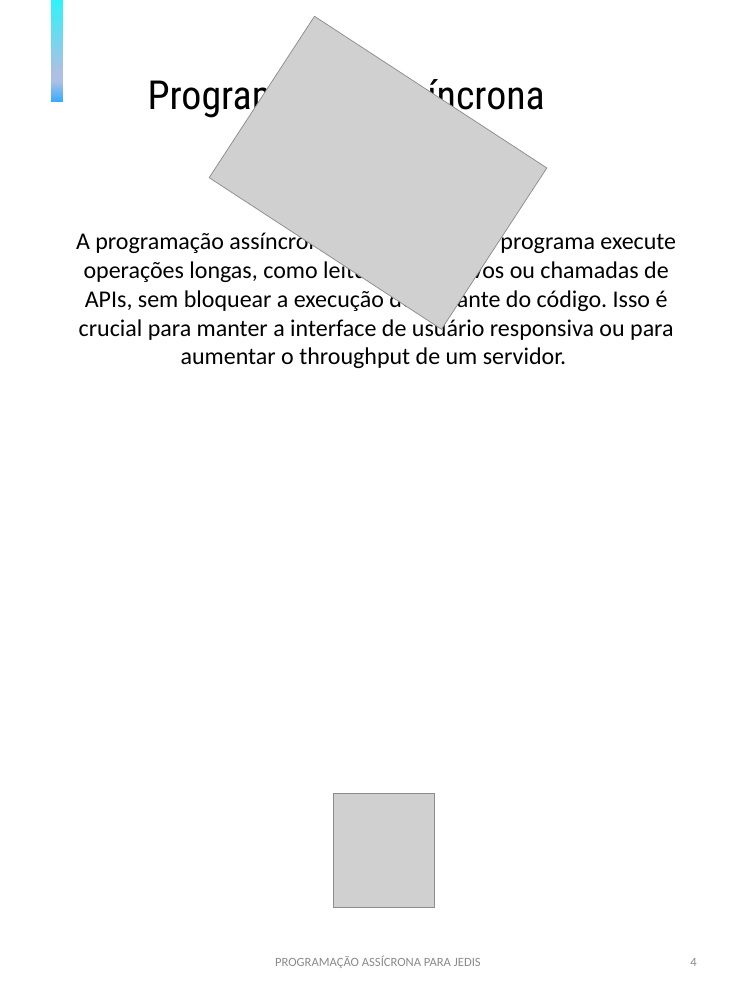
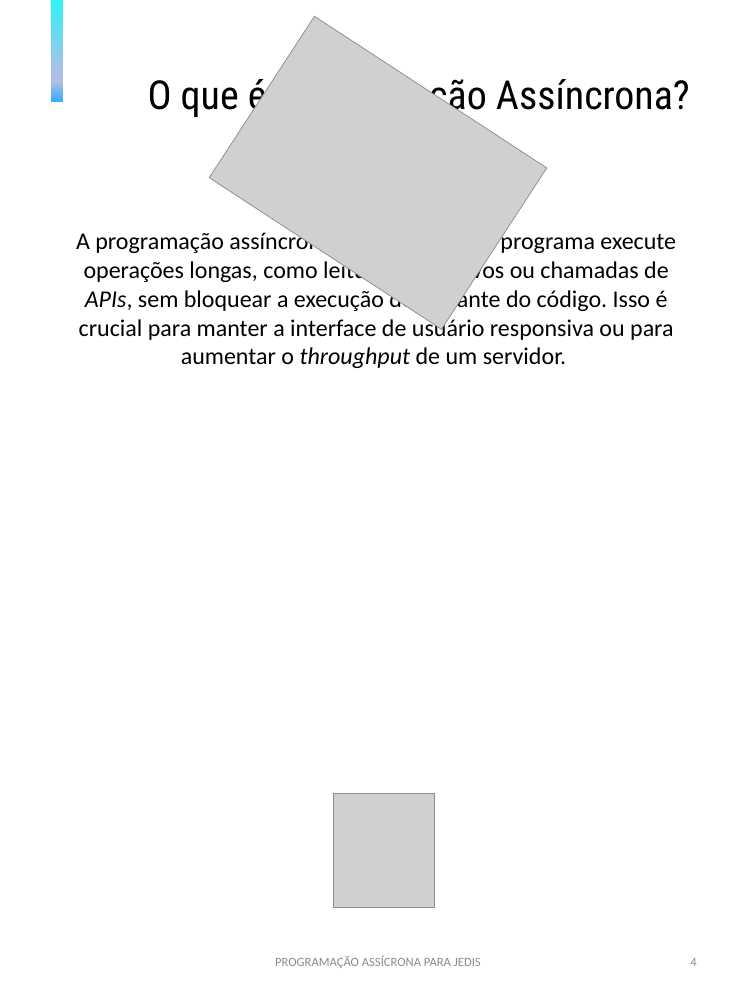
Before and after one commit to BrunoHCS/prompts-create-a-ebook, a slide deck: slide 4 of output/ebook - template.odp. Drawn at 756x1008 pixels with LibreOffice and Linux fonts; fonts in the diff are those of the drawing; grey boxes stand for pictures. Boxes give left, top, right and bottom in pixels: in the first picture for what was removed or moved away, otherwise in the second. Text is boxed around its words. In the diff, an @@ line names an element or a change of style, - is before the commit and + after.

```diff
--- a/output/ebook - template.odp
+++ b/output/ebook - template.odp
@@ text at (148, 72, 690, 119): text changed @@
-Programação Assíncrona
+O que é Programação Assíncrona?
@@ text "A programação assíncrona permite que ..." at (76, 229, 676, 368): italic on in "APIs, throughput" @@
```
Also in this commit, not shown: 4 other slides changed, 9 slides added, 18 slides removed, 2 other files.
